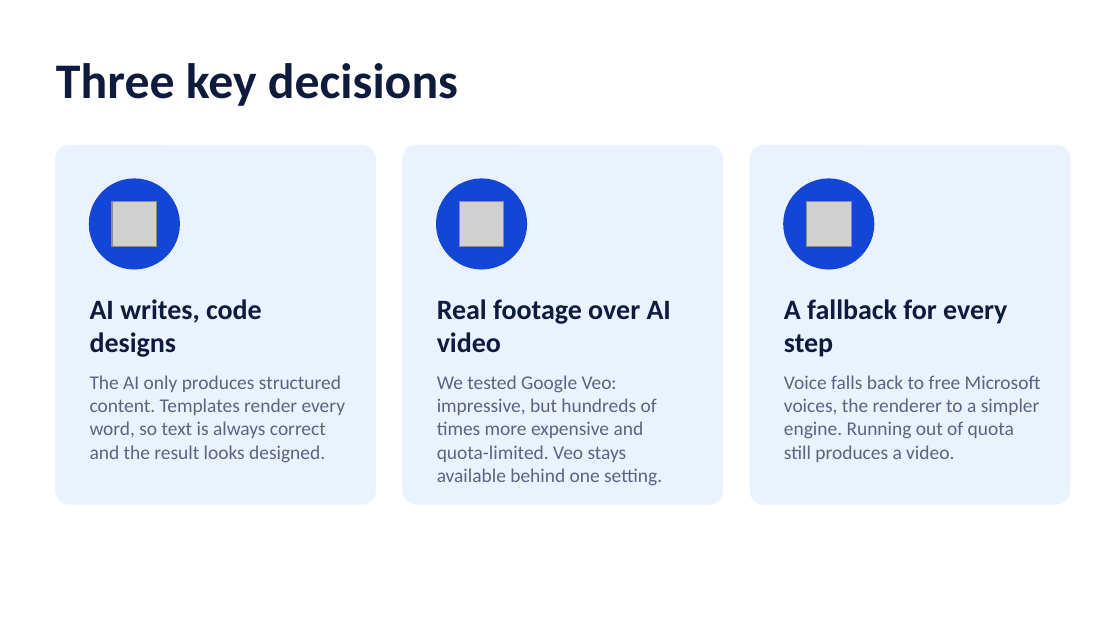
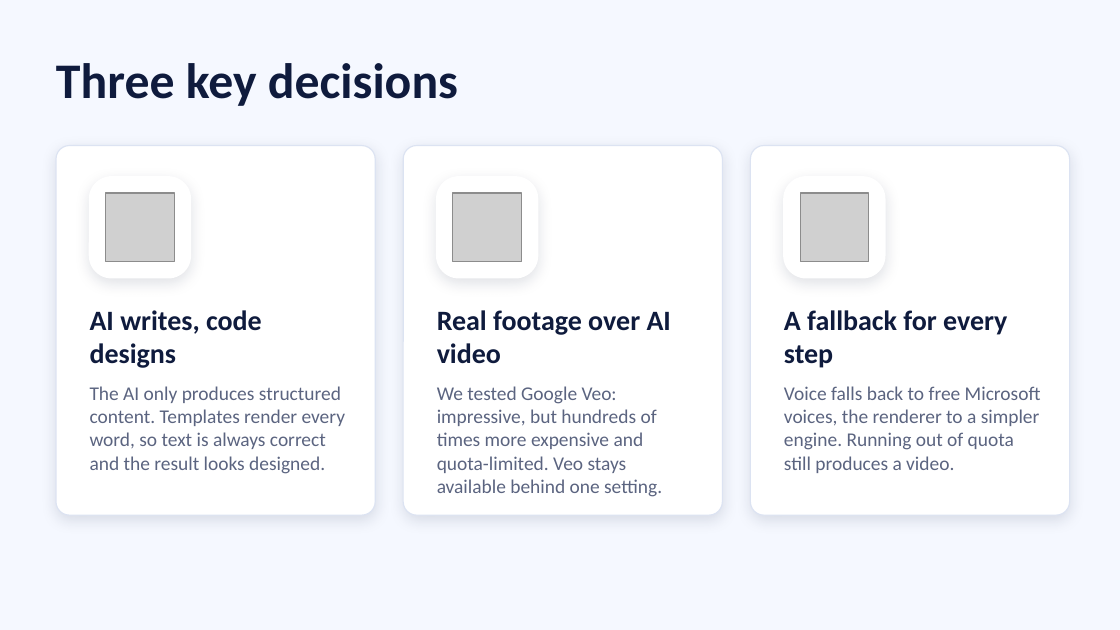
Before and after one commit to phucdhcoder19/smart-tutor, a slide deck: slide 6 of docs/SmartTutor-presentation.pptx. Drawn at 1120x630 pixels with LibreOffice and Linux fonts; fonts in the diff are those of the drawing; grey boxes stand for pictures. Boxes give left, top, right and bottom in pixels: in the first picture for what was removed or moved away, otherwise in the second. Text is boxed around its words. In the diff, an @@ line names an element or a change of style, - is before the commit and + after.

Commit message:
Final: demo video link and presentation

```diff
--- a/docs/SmartTutor-presentation.pptx
+++ b/docs/SmartTutor-presentation.pptx
@@ background #FFFFFF to #F5F8FF @@
@@ rounded rectangle: place and size @@
-rounded rectangle at (56,146,375,504)
+rounded rectangle at (56,146,375,515)
@@ rounded rectangle: place and size @@
-rounded rectangle at (403,146,722,504)
+rounded rectangle at (403,146,722,515)
@@ fill #EAF1FF to #FFFFFF; outline #EAF1FF 1 pt to #DCE3F2 0.75 pt; shadow on in 3 elements at (56,146,375,515), (403,146,722,515), (750,146,1070,515) @@
@@ rounded rectangle: place and size @@
-rounded rectangle at (750,146,1070,504)
+rounded rectangle at (750,146,1070,515)
@@ rounded rectangle: place and size @@
-rounded rectangle at (90,179,179,269)
+rounded rectangle at (90,177,190,278)
@@ rounded rectangle: place and size @@
-rounded rectangle at (437,179,526,269)
+rounded rectangle at (437,177,538,278)
@@ ellipse to rounded rectangle; fill #1446D6 to #FFFFFF; outline #1446D6 1 pt to #FFFFFF 1 pt; shadow on in 3 elements at (90,177,190,278), (437,177,538,278), (784,177,885,278) @@
@@ rounded rectangle: place and size @@
-rounded rectangle at (784,179,874,269)
+rounded rectangle at (784,177,885,278)
@@ picture: place and size @@
-picture at (112,202,157,246)
+picture at (105,193,174,261)
@@ picture: place and size @@
-picture at (459,202,504,246)
+picture at (452,193,521,261)
@@ picture: place and size @@
-picture at (806,202,851,246)
+picture at (800,193,868,261)
@@ 3 texts: place and size @@
-3 texts at (90,299,1007,357)
+3 texts at (90,310,1007,368)
@@ text "The AI only produces structured ...": place and size @@
-text "The AI only produces structured ..." at (90,375,345,463)
+text "The AI only produces structured ..." at (90,386,345,474)
@@ text "We tested Google Veo: impressive, ...": place and size @@
-text "We tested Google Veo: impressive, ..." at (437,375,662,486)
+text "We tested Google Veo: impressive, ..." at (437,386,662,497)
@@ text "Voice falls back to free ...": place and size @@
-text "Voice falls back to free ..." at (784,375,1041,462)
+text "Voice falls back to free ..." at (784,386,1041,473)
```
Also in this commit, not shown: 6 other slides changed, 1 slide added, 2 other files.
